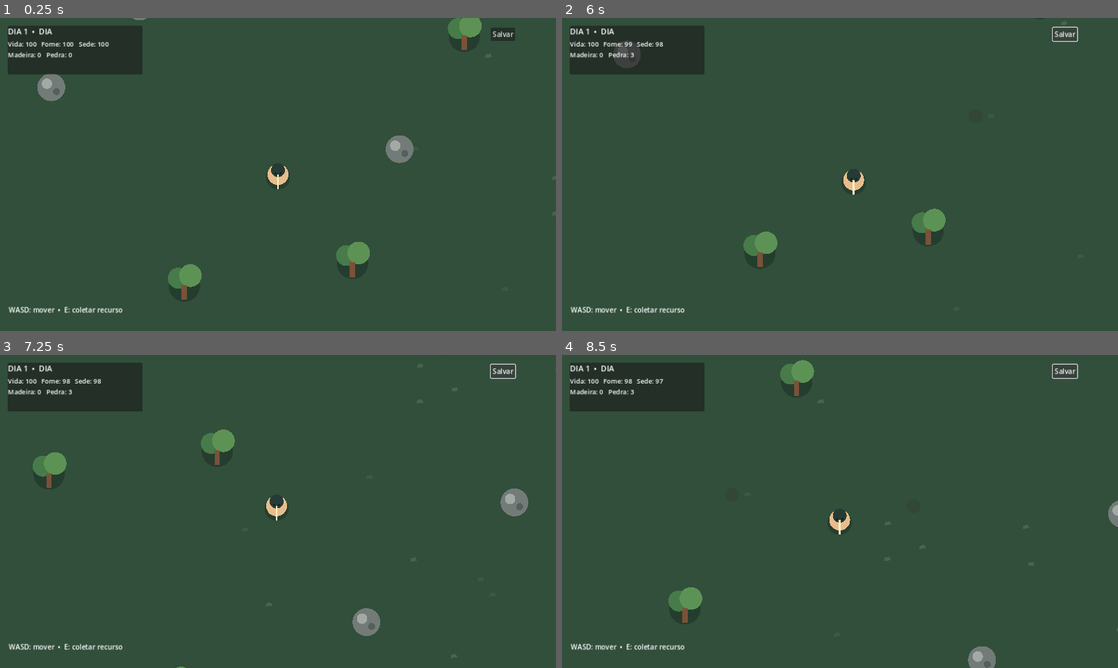
Above: before the commit, frames 1-4 (two rows, left to right).
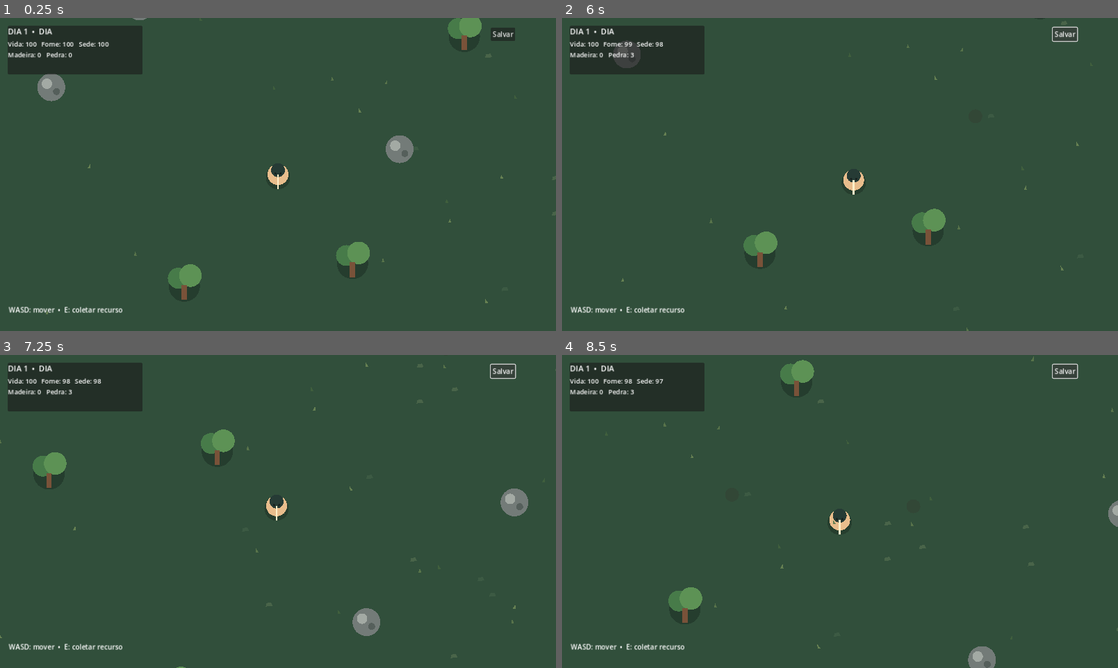
Above: after the commit, the same moments.

Repository: vanessaarcelino13-blip/Jogo-sobreviv-ncia-
Game: Godot game, scene res://scenes/main.tscn
The game is run twice, just before and just after one commit, with the same random seed, the same clock (stepped at 60 frames per second) and the same inputs.
Inputs:
- Up to frame 1 (0.25 s): no input
- Up to frame 2 (6 s): click "Salvar" at 0.5 s; tap Enter at 1.25 s; hold D (move_right) 1.28-2.03 s; hold E (interact) 1.28-2.03 s; hold S (move_down) 2.03-2.78 s; tap E (interact) at 2.1, 3.6, 5.1 s; hold D (move_right) 2.78-3.53 s; hold E (interact) 2.78-3.53 s; hold W (move_up) 3.53-4.28 s; hold E (interact) 4.28-5.03 s; hold A (move_left) 4.28-5.78 s; hold S (move_down) from 5.78 s (still down); hold E (interact) from 5.78 s (still down)
- Up to frame 3 (7.25 s): release S (move_down) at 6.53 s; release E (interact) at 6.53 s; hold D (move_right) from 6.53 s (still down); tap E (interact) at 6.6 s
- Up to frame 4 (8.5 s): release D (move_right) at 7.28 s; hold W (move_up) 7.28-8.03 s; hold E (interact) 7.28-8.03 s; hold D (move_right) from 8.03 s (still down); tap E (interact) at 8.1 s

The runs differ from the first frame. In frame 1, less than 0.1% of the frame differs, in the area x 8-91%, y 18-95%; in frame 2, less than 0.1%, in the area x 10-93%, y 8-100%; in frame 3, less than 0.1%; in frame 4, less than 0.1%.

Commit message:
Add grass ground detail and use player scene camera

Diff:
--- a/scripts/main.gd
+++ b/scripts/main.gd
@@ -44,13 +44,21 @@
         pebble.color = Color("496449") if i % 2 == 0 else Color("3c5a43")
         add_child(pebble)
 
+    # Tufos e manchas de grama criam variação visual sem arquivos externos.
+    for i in range(260):
+        var grass := Polygon2D.new()
+        var x := randf_range(-2.0, 2.0)
+        grass.polygon = PackedVector2Array([
+            Vector2(-1.5, 2.0), Vector2(x, -3.0), Vector2(2.0, 2.0)
+        ])
+        grass.position = Vector2(randf_range(-1150, 1150), randf_range(-900, 900))
+        grass.color = [Color("58734a"), Color("668052"), Color("405f3d")][i % 3]
+        grass.z_index = 1
+        add_child(grass)
+
 func _create_player() -> void:
     player = PLAYER_SCENE.instantiate()
     add_child(player)
-    var camera := Camera2D.new()
-    camera.position_smoothing_enabled = true
-    camera.position_smoothing_speed = 5.0
-    player.add_child(camera)
 
 func _spawn_resources() -> void:
     randomize()
